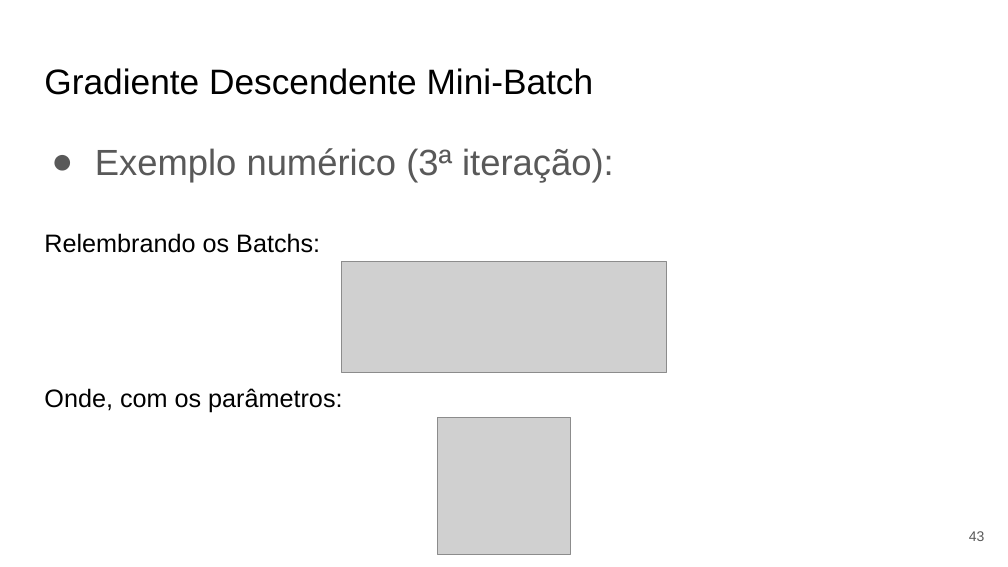
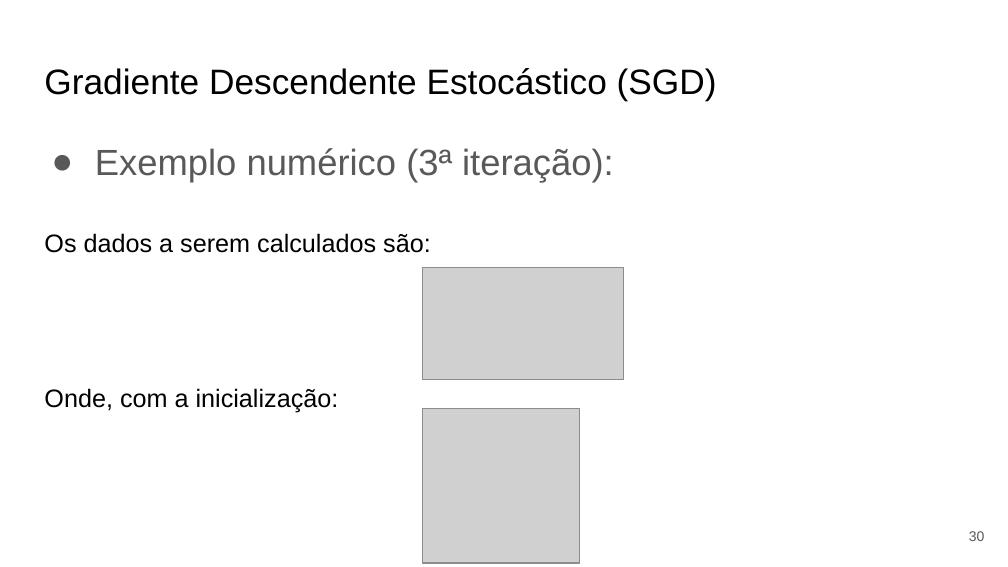
Before and after one commit to Redes-Neurais-2025-1/G5_DescidasGradiente_Fitting_Regularizacao, a slide deck: slide 30 of documentos/apresentacao.pptx (slide 43 before the commit). Drawn at 1008x567 pixels with LibreOffice and Linux fonts; fonts in the diff are those of the drawing; grey boxes stand for pictures. Boxes give left, top, right and bottom in pixels: in the first picture for what was removed or moved away, otherwise in the second. Text is boxed around its words. In the diff, an @@ line names an element or a change of style, - is before the commit and + after.

```diff
--- a/documentos/apresentacao.pptx
+++ b/documentos/apresentacao.pptx
@@ title at [44, 68, 717, 100]: text changed @@
-Gradiente Descendente Mini-Batch
+Gradiente Descendente Estocástico (SGD)
@@ text at [44, 233, 431, 253]: text changed @@
-Relembrando os Batchs:
+Os dados a serem calculados são:
@@ picture: place and size @@
-picture at [341, 262, 666, 372]
+picture at [422, 268, 623, 380]
@@ text at [44, 388, 339, 413]: text changed @@
-Onde, com os parâmetros:
+Onde, com a inicialização:
@@ picture: place and size @@
-picture at [437, 417, 572, 554]
+picture at [422, 409, 580, 563]
@@ page number at [969, 531, 985, 541]: text changed @@
-43
+30
```
Also in this commit, not shown: 23 other slides changed, 14 slides added, 4 slides removed, 1 other file.
